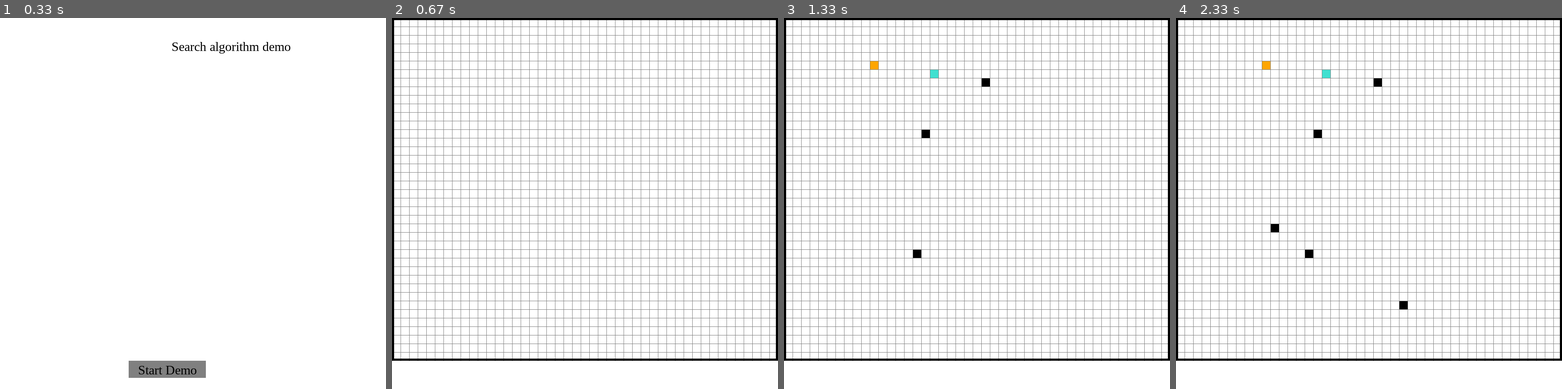
Above: before the commit, frames 1-4 (left to right).
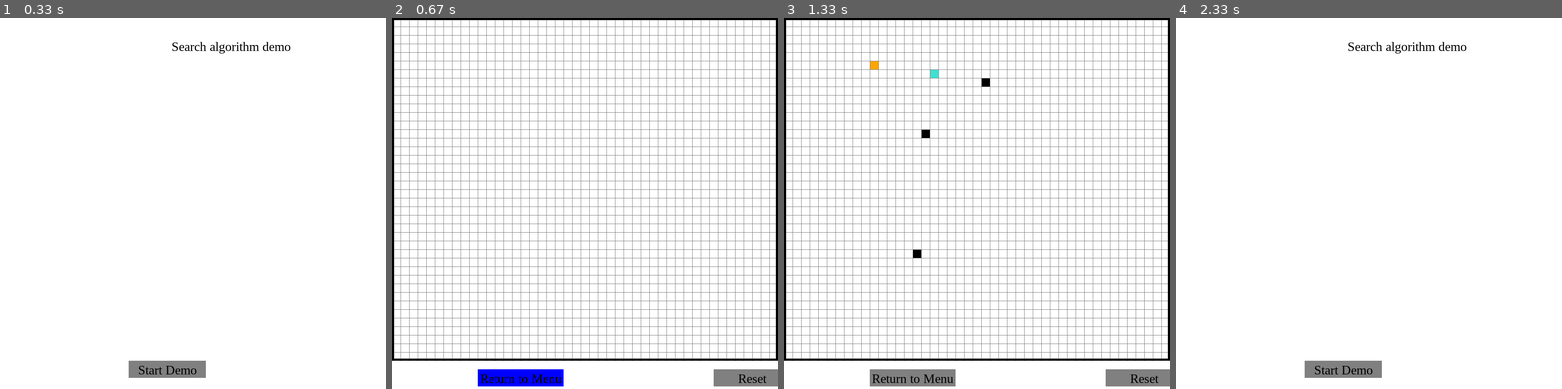
Above: after the commit, the same moments.

Repository: agl49/searchAlgs
Game: pygame game, started from main.py
Same seed, same stepped clock (60 frames per second), same inputs: the game is played once before the commit and once after it.
Inputs (mouse positions are in pixels of both pictures, inside the frame that each line leads up to):
- Up to frame 1 (0.33 s): no input
- Up to frame 2 (0.67 s): click "Start Demo" at 0.38 s
- Up to frame 3 (1.33 s): press the mouse at (876, 69) at 0.7 s; move the mouse to (930, 73) at 0.8 s; release the mouse at (984, 81) at 0.93 s; press the mouse at (911, 377) at 1.03 s; move the mouse to (919, 255) at 1.13 s; release the mouse at (922, 133) at 1.27 s
- Up to frame 4 (2.33 s): right-click (1280, 262) at 1.38 s; press the mouse at (1531, 377) at 1.7 s; move the mouse to (1403, 303) at 1.8 s; release the mouse at (1272, 229) at 1.93 s; click (1303, 377) at 2.05 s, where only the run after the commit has a clickable "Return to Menu"

Frame 1 is identical in both runs. In frame 2, 1.8% of the frame differs, in the area x 22-100%, y 94-100%; in frame 3, 1.8%; in frame 4, 12%, in the area x 0-100%, y 0-97%.

Commit message:
working on algs

Diff:
--- /dev/null
+++ b/alg.py
@@ -0,0 +1,26 @@
+# Strategy pattern with search algs
+import pygame
+import hFunctions
+import display
+
+class alg():
+    def __init__(self, alg, uses_h = False, h = None):
+        self._alg = alg
+        self._uses_h = uses_h
+        self._h = h
+
+    def execute(self, draw, grid, start, end):
+        if self._uses_h:
+            return self._alg(self._h, draw, grid, start, end)
+        else:
+            return self._alg(draw, grid, start, end)
+
+
+# A Star search algorithm
+# time 1:25:53 and +5
+
+# dijkstra
+
+# Breath first search
+
+# Depth first search
--- a/display.py
+++ b/display.py
@@ -5,7 +5,7 @@
 
 #Defines each node in the demonstration
 class node:
-    def __init__(self, row, col, width, total_rows):
+    def __init__(self, row, col, width, total_rows, total_col):
         self.row = row
         self.col = col
         self.x = row * width
@@ -14,6 +14,7 @@
         self.neighbors = []
         self.width = width
         self.total_rows = total_rows
+        self.total_cols = total_col
 
     #returns row col position
     def get_pos(self):
@@ -61,7 +62,24 @@
         pygame.draw.rect(window, self.color, (self.x, self.y, self.width, self.width))
 
     def update_neighbors(self, grid):
-        pass
+        self.neighbors = []
+        # Down
+        if (self.row < self.total_rows - 1 and not
+                grid[self.row + 1][self.col].is_barrier()):
+            self.neighbors.append(grid[self.row + 1][self.col])
+
+        # Up
+        if self.row > 0 and not grid[self.row - 1][self.col].is_barrier():
+            self.neighbors.append(grid[self.row - 1][self.col])
+
+        # Right
+        if (self.col < self.total_cols - 1 and
+                not grid[self.row][self.col + 1].is_barrier()):
+            self.neighbors.append(grid[self.row][self.col + 1])
+
+        # Left
+        if (self.col > 0 and not grid[self.row][self.col - 1].is_barrier()):
+            self.neighbors.append(grid[self.row][self.col - 1])
 
     #Defines less than < operation for object
     def __lt__(self, other):
@@ -92,7 +110,7 @@
         for y in range(rows):
             grid.append([])
             for x in range(cols):
-                new_node = node(x, y, gap, rows)
+                new_node = node(x, y, gap, rows, cols)
                 grid[y].append(new_node)
 
         return grid, grid_container
@@ -125,7 +143,7 @@
         pygame.draw.rect(self.window, const.BLACK, grid_container, 5)
 
         # May have to remove this update
-        pygame.display.update()
+        # pygame.display.update()
 
     def draw_normal_window(self):
         self.window.fill(const.WHITE)
--- a/hFunctions.py
+++ b/hFunctions.py
@@ -0,0 +1,38 @@
+from math import sqrt
+
+class hfunction():
+    def __init__(self, which_h):
+        self.h = which_h
+
+    def execute(self, node, dest):
+        ans = self.h(node, dest)
+        return ans
+
+# h(n) = 0 results in dijkstra's
+def no_H():
+    return 0
+
+# Manhattan distance
+def manhattan(node, dest):
+    dx = abs(node.x - dest.x)
+    dy = abs(node.y - dest.y)
+    return dx + dy
+
+# Euclidean distance
+def euclidean(node, dest):
+    dx = (node.x - dest.x) * 2
+    dy = (node.y - dest.y) * 2
+    return sqrt(dx + dy)
+
+# Diagonal distance
+def diagonal(node, dest):
+    # Chebyshev distance
+    dx = abs(node.x - dest.x)
+    dy = abs(node.y - dest.y)
+    return 1 * (dx + dy) + (1 - 2) * min(dx, dy)
+
+# Longest Manhattan Distance
+def longest_manhattan(node, dest):
+    dx = (node.x - dest.x)
+    dy = (node.y - dest.y)
+    return max(dx, dy)
--- a/model.py
+++ b/model.py
@@ -260,8 +260,6 @@
         pygame.display.update()
         mainClock.tick(60)
 
-# TODO problem with space calculation of size of grid and space for
-# buttons. Did some, checking, should work, not sure though
 def demo(mainClock, rows, window_width):
     demo_window = window(window_width)
 
@@ -279,9 +277,9 @@
     alg_start = False
 
     # Updates these positions
-    toMenuButton = pygameGUI.Button(820, 200, "Return to Menu",
+    toMenuButton = pygameGUI.Button(200, 820, "Return to Menu",
                                     const.buttonMode.BOOL)
-    restartButton = pygameGUI.Button(820, 750, "Reset", const.buttonMode.BOOL)
+    restartButton = pygameGUI.Button(750, 820, "Reset", const.buttonMode.BOOL)
 
     # Text items to add to the window, such as instructions on how to use the
     # demo
@@ -315,32 +313,42 @@
                 if grid_container.collidepoint(pos):
                     row, col = get_clicked_position(pos, cols, window_width)
                     # Debugging
-                    print(f"row: {row}, col: {col}")
+                    # print(f"row: {row}, col: {col}")
+
                     spot = grid[row][col]
-                    if not start_node:
+                    if not start_node and spot != end_node:
                         start_node = spot
                         start_node.make_start()
 
-                    elif not end_node:
+                    elif not end_node and spot != start_node:
                         end_node = spot
                         end_node.make_end()
 
                     elif spot != end_node and spot != start_node:
                         spot.make_barrier()
 
-            elif pygame.mouse.get_pressed()[1]: # Right mouse button
-                pass
+            elif pygame.mouse.get_pressed()[2]: # Right mouse button
+                # This section allows for the erasure of selected nodes
+                pos = pygame.mouse.get_pos()
+                row, col = get_clicked_position(pos, cols, window_width)
+                spot = grid[row][col]
+                spot.reset()
+                if spot == start_node:
+                    start_node = None
+                elif spot == end_node:
+                    end_node = None
 
             # Buttons get events
-            # toMenuButton.get_event(event)
-            # restartButton.get_event(event)
+            toMenuButton.get_event(event)
+            restartButton.get_event(event)
 
         # Buttons section
-        # toMenu = toMenuButton.drawButton(demo_window)[0]
-        # restart = restartButton.drawButton(demo_window)[0]
+        toMenu = toMenuButton.drawButton(demo_window)[0]
+        restart = restartButton.drawButton(demo_window)[0]
 
         if toMenu:
             print("toMenu pressed")
+            demo_window.draw_normal_window()
             running = False
 
         if restart:
--- a/pygameGUI.py
+++ b/pygameGUI.py
@@ -271,8 +271,11 @@
 
         if self._event_type == pygame.MOUSEBUTTONDOWN:
             if button_rect.collidepoint(*self._event.pos):
-                    pygame.draw.rect(self.screen, self.click_col, button_rect)
-                    self._event_type = None
+                pygame.draw.rect(self.screen, self.click_col, button_rect)
+                self._event_type = None
+            else:
+                pygame.draw.rect(self.screen, self.button_col, button_rect)
+                self._event_type = None
 
         elif self._event_type == pygame.MOUSEBUTTONUP:
             if button_rect.collidepoint(*self._event.pos):
@@ -283,6 +286,9 @@
                     callbackReturn = self.__executeCallBack()
                 update = True
                 self._event_type = None
+            else:
+                pygame.draw.rect(self.screen, self.button_col, button_rect)
+                self._event_type = None
 
         else:
             if button_rect.collidepoint(pygame.mouse.get_pos()):
